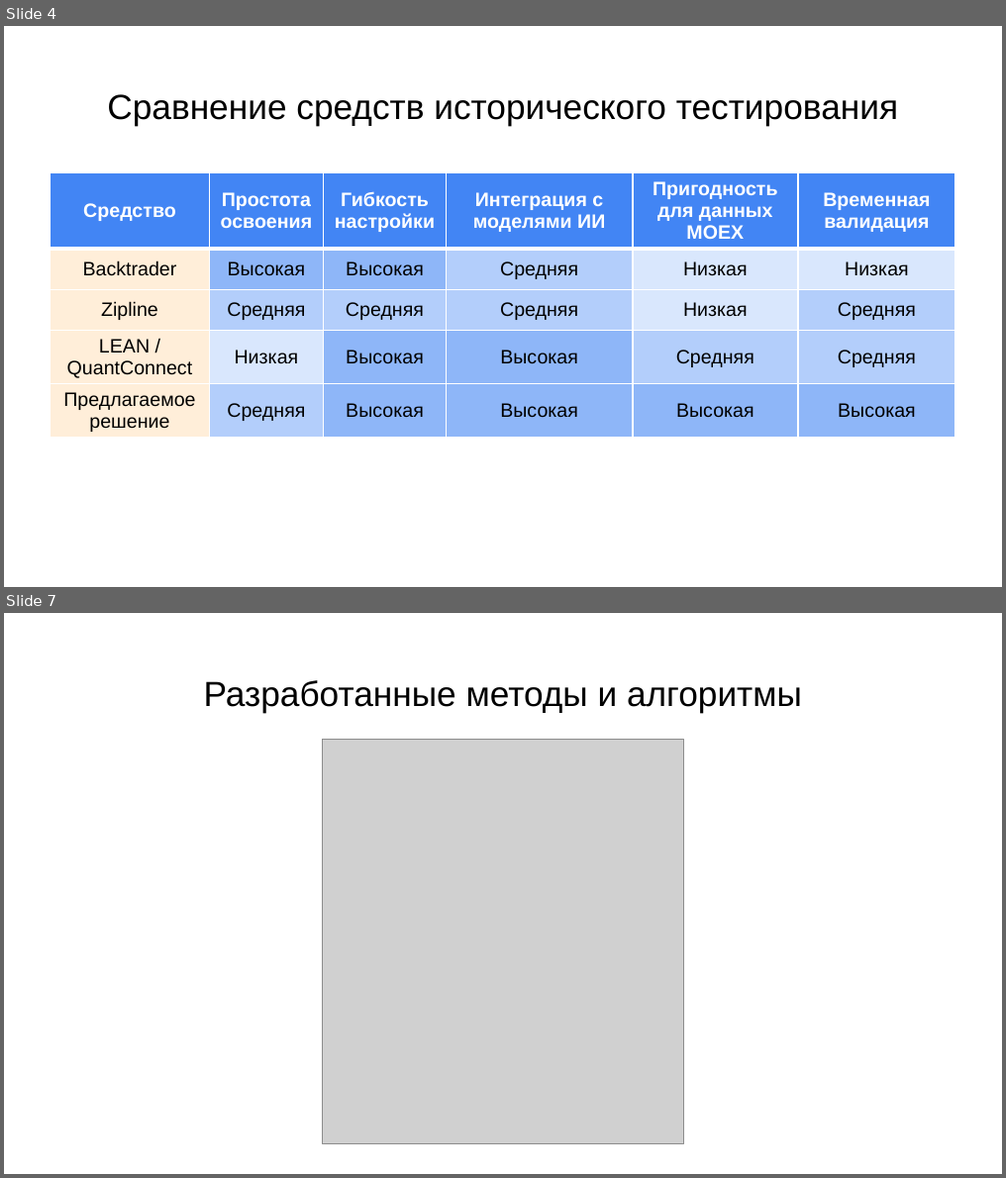
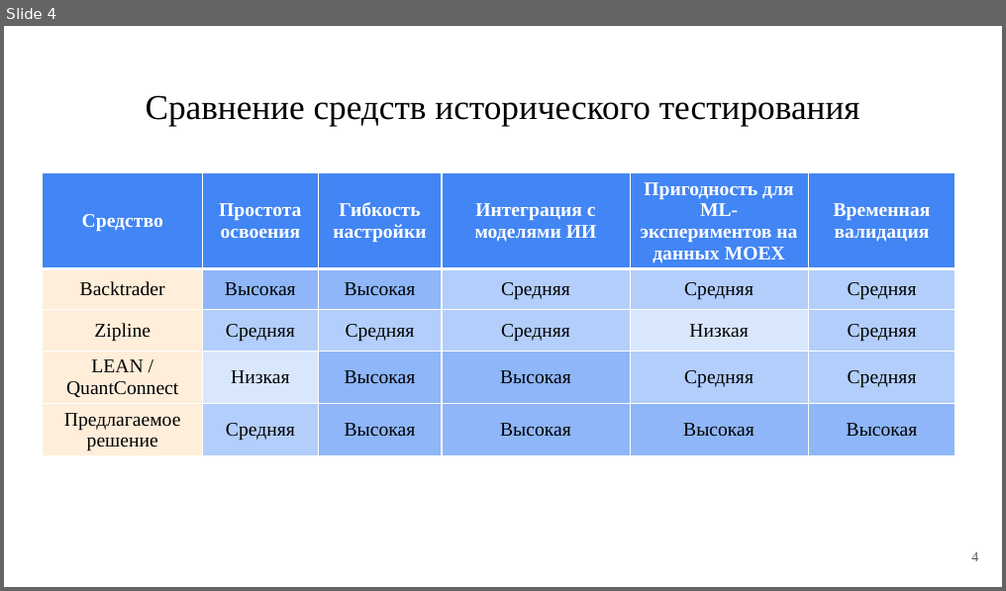
Before and after one commit to PetrovKirill00/BKP, a slide deck: Презентация.pptx. Shown one above the other, each under a label of ours: slides 4 and 7 before the commit, slide 4 after it; the slides between them are not shown. The pictures are 1006x1178 and 1006x591 pixels, drawn with LibreOffice and Linux fonts; fonts in the diff are those of the drawing; grey boxes stand for pictures. Boxes give left, top, right and bottom in pixels: in the first picture for what was removed or moved away, otherwise in the second. Text is boxed around its words. In the diff, an @@ line names an element or a change of style, - is before the commit and + after.

```diff
--- a/Презентация.pptx
+++ b/Презентация.pptx
@@ slide 7 removed at (x1=4, y1=613, x2=1002, y2=1174), background #FFFFFF @@
@@ title removed at (x1=204, y1=680, x2=802, y2=712) @@
-Разработанные методы и алгоритмы
@@ picture removed at (x1=323, y1=739, x2=683, y2=1145) @@
@@ slide 4 changed as well @@
@@ title "Сравнение средств исторического тестирования" at (x1=146, y1=95, x2=860, y2=126): font Arial to Times New Roman @@
@@ table at (x1=43, y1=173, x2=958, y2=472) @@
-row 1, column 5: Пригодность для данных MOEX
+row 1, column 5: Пригодность для ML-экспериментов на данных MOEX
-row 2, column 5: Низкая
+row 2, column 5: Средняя
-row 2, column 6: Низкая
+row 2, column 6: Средняя
@@ fill #D9E7FD to #B3CEFB in 2 cells @@
@@ font Arial to Times New Roman in "Средство", "Простота освоения", "Гибкость настройки", "Интеграция с моделями ИИ" and 23 more places @@
@@ table resized from (x1=50, y1=173, x2=956, y2=447) to (x1=43, y1=173, x2=958, y2=472) @@
@@ page number added at (x1=971, y1=553, x2=978, y2=562), 10 pt, text #595959 @@
+4
```
Also in this commit, not shown: 4 other slides changed, 7 slides added, 4 other slides removed, 24 other files.
